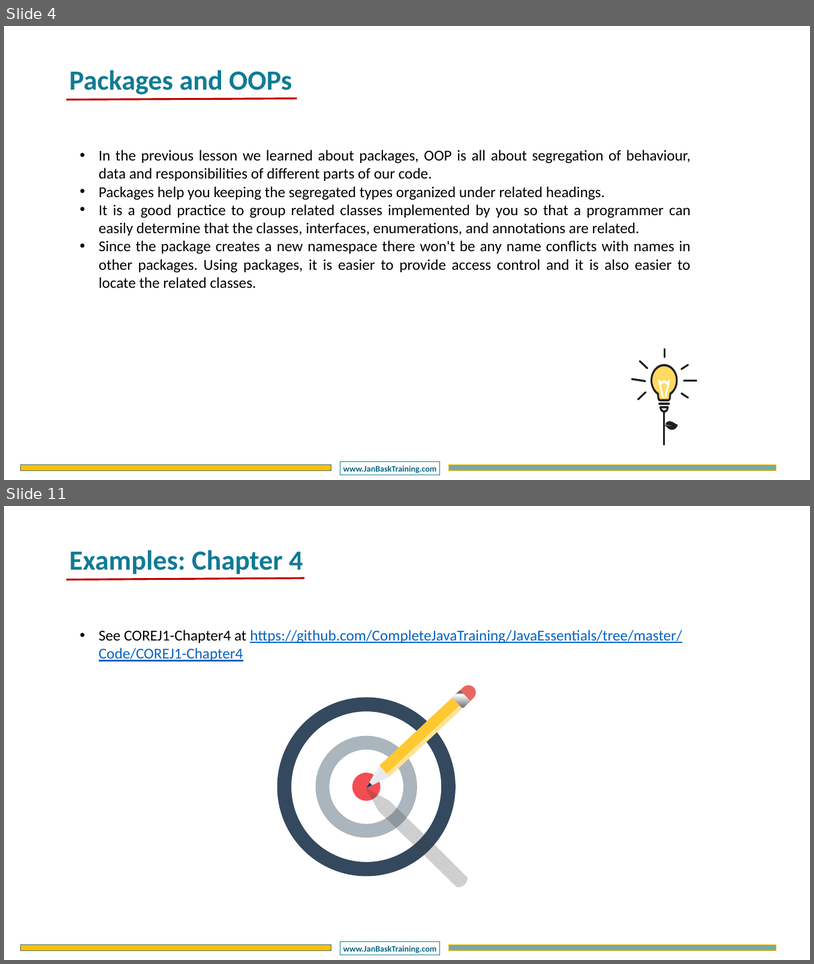
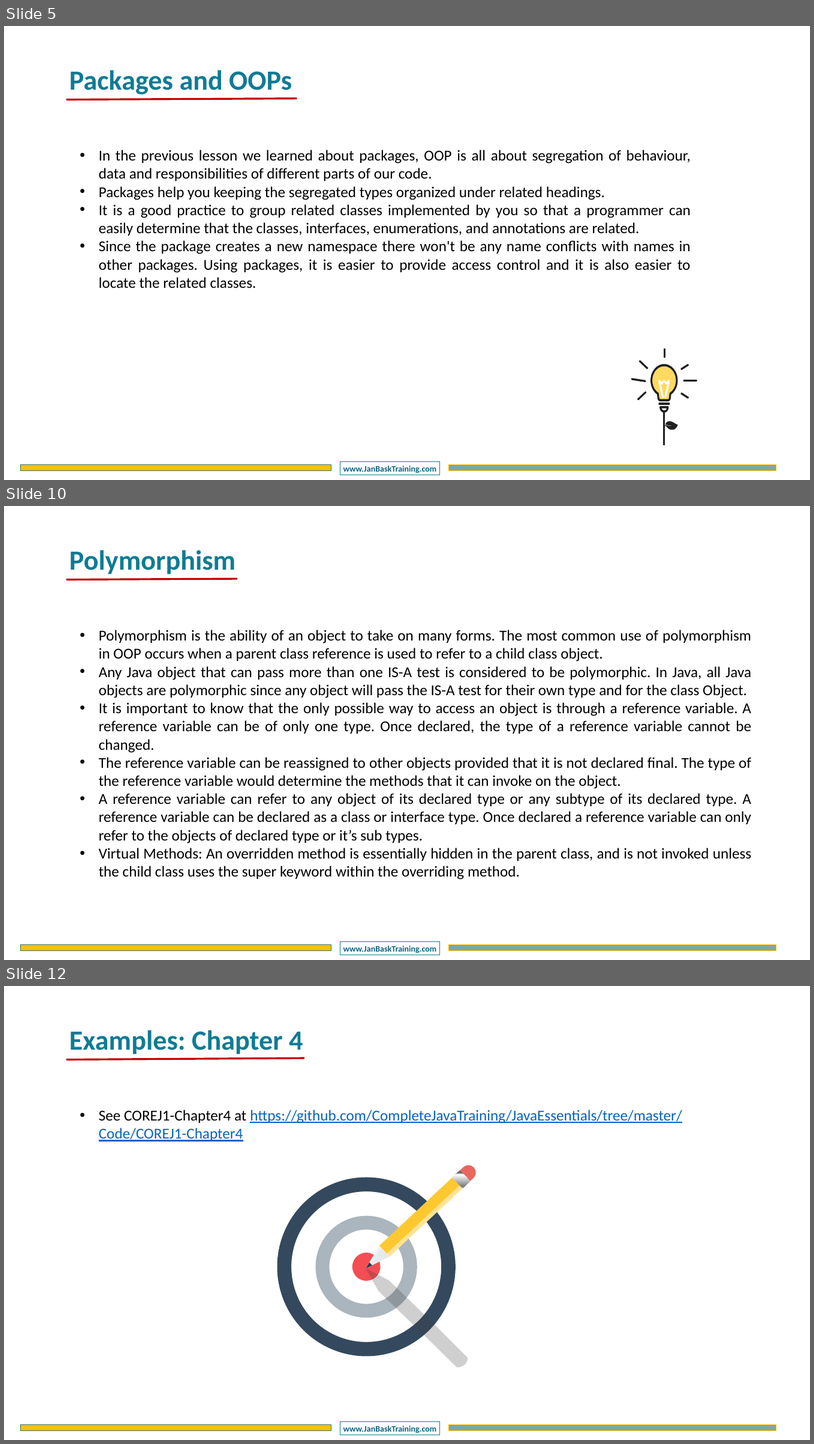
Before and after one commit to CompleteJavaTraining/JavaEssentials, a slide deck: slides/COREJ1/COREJ1 - Chapter4.pptx. Shown one above the other, each under a label of ours: slides 4 and 11 before the commit, slides 5, 10 and 12 after it; the slides between them are not shown. The pictures are 814x964 and 814x1444 pixels, drawn with LibreOffice and Linux fonts; fonts in the diff are those of the drawing; background and template pictures are left out. Boxes give left, top, right and bottom in pixels: in the first picture for what was removed or moved away, otherwise in the second. Text is boxed around its words. In the diff, an @@ line names an element or a change of style, - is before the commit and + after.

```diff
--- a/slides/COREJ1/COREJ1 - Chapter4.pptx
+++ b/slides/COREJ1/COREJ1 - Chapter4.pptx
@@ slide 10 added at [4,506,810,960], background #FFFFFF; not listed: 3 template elements that a slide beside it also shows @@
@@ text added at [69,550,236,574], 66 pt, text #107B94, bold @@
+Polymorphism
@@ line added from (66, 579) to (237, 579), #C00000 4.5 pt @@
@@ text added at [99,630,752,879], 36 pt, text #000000 @@
+• Polymorphism is the ability of an object to take on many forms. The most common use of polymorphism in OOP occurs when a parent class reference is used to refer to a child class object.
+• Any Java object that can pass more than one IS-A test is considered to be polymorphic. In Java, all Java objects are polymorphic since any object will pass the IS-A test for their own type and for the class Object.
+• It is important to know that the only possible way to access an object is through a reference variable. A reference variable can be of only one type. Once declared, the type of a reference variable cannot be changed.
+• The reference variable can be reassigned to other objects provided that it is not declared final. The type of the reference variable would determine the methods that it can invoke on the object.
+• A reference variable can refer to any object of its declared type or any subtype of its declared type. A reference variable can be declared as a class or interface type. Once declared a reference variable can only refer to the objects of declared type or it’s sub types.
+• Virtual Methods: An overridden method is essentially hidden in the parent class, and is not invoked unless the child class uses the super keyword within the overriding method.
@@ what was slide 4 is now slide 5 @@
@@ what was slide 11 is now slide 12 @@
```
Also in this commit, not shown: 2 slides changed, 4 other slides added, 4 slides removed, 2 other files.
